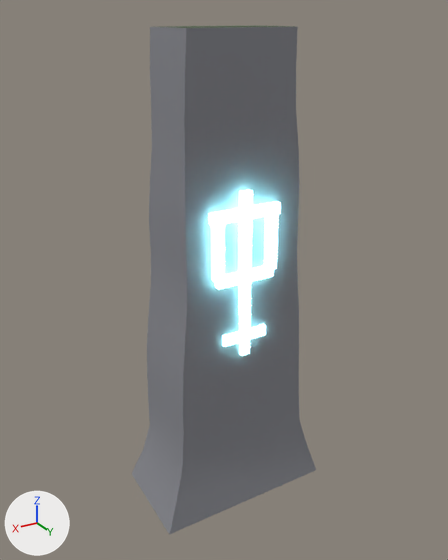
The glTF model assets/models/rune_monolith_01.glb, before and after one commit.
The view is the same before and after, from a 50 mm lens placed at (2.24, 3.71, 3.68), pointed at (0.0, -0.01, 1.82). The lights are fixed; the arrows at lower left show +X, +Y and +Z. The picture after the commit comes second. Vertices at exactly the same position are counted once.

Names of what the first picture shows: 'rune_monolith_01'.
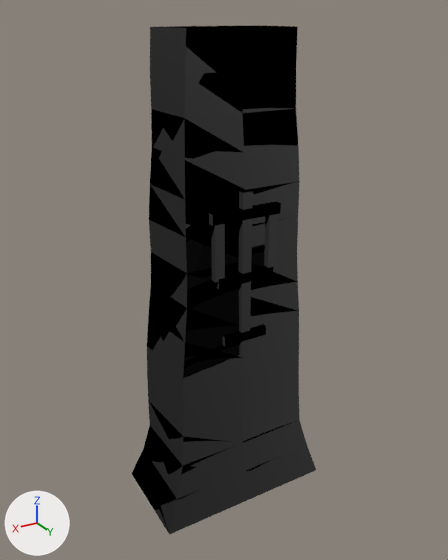
Pixel boxes [x1, y1, x2, y2] of what changed, in the pictures (448 x 560 px):
'rune_monolith_01', recoloured, surface changed (grey to black): [132, 26, 316, 535] in both
part 1 of me_slab_001, recoloured (grey to black): [132, 27, 316, 535] in both
part 2 of me_slab_001, recoloured (darker): [171, 26, 295, 28] in both
part 3 of me_slab_001, recoloured (darker): [209, 190, 281, 356] in both

The change, as a diff of the scene's bpy script:
```diff
--- a/assets/models/rune_monolith_01.glb.py
+++ b/assets/models/rune_monolith_01.glb.py
@@ img_rune_monolith_01_emi @@
+img_rune_monolith_01_emi = load_image('rune_monolith_01_emi', '_unpacked/rune_monolith_01_emi', 1024, 1024, 'sRGB')
@@ img_rune_monolith_01_rgh @@
+img_rune_monolith_01_rgh = load_image('rune_monolith_01_rgh', '_unpacked/rune_monolith_01_rgh', 1024, 1024, 'Non-Color')
@@ img_rune_monolith_01_nrm @@
+img_rune_monolith_01_nrm = load_image('rune_monolith_01_nrm', '_unpacked/rune_monolith_01_nrm', 1024, 1024, 'Non-Color')
@@ img_rune_monolith_01_alb @@
+img_rune_monolith_01_alb = load_image('rune_monolith_01_alb', '_unpacked/rune_monolith_01_alb', 1024, 1024, 'sRGB')
@@ mat_rune_monolith_01_baked @@
+mat_rune_monolith_01_baked = bpy.data.materials.new('rune_monolith_01_baked')
+# uses the picture img_rune_monolith_01_alb
+# uses the picture img_rune_monolith_01_emi
+# uses the picture img_rune_monolith_01_nrm
+# uses the picture img_rune_monolith_01_rgh
@@ me_slab_001 @@
 me_slab_001.from_pydata(...)  # 138 vertices, 248 faces; spans x -0.73..0.73, y -0.39..0.4, z 0.0..3.6
 # used by ob_rune_monolith_01; location = (0.0, 0.0, 0.0)
+# me_slab_001 part 1: all 172 faces that had it switch from mat_mono_stone (grey #85868d) to mat_rune_monolith_01_baked
+# me_slab_001 part 2: all 4 faces that had it switch from mat_mono_moss (dark green #45593c) to mat_rune_monolith_01_baked
+# me_slab_001 part 3: all 72 faces that had it switch from mat_mono_rune (cyan #95f3ff, glowing cyan #a0f6ff) to mat_rune_monolith_01_baked
+# me_slab_001 part 4: texture (UV) coordinates changed
```
